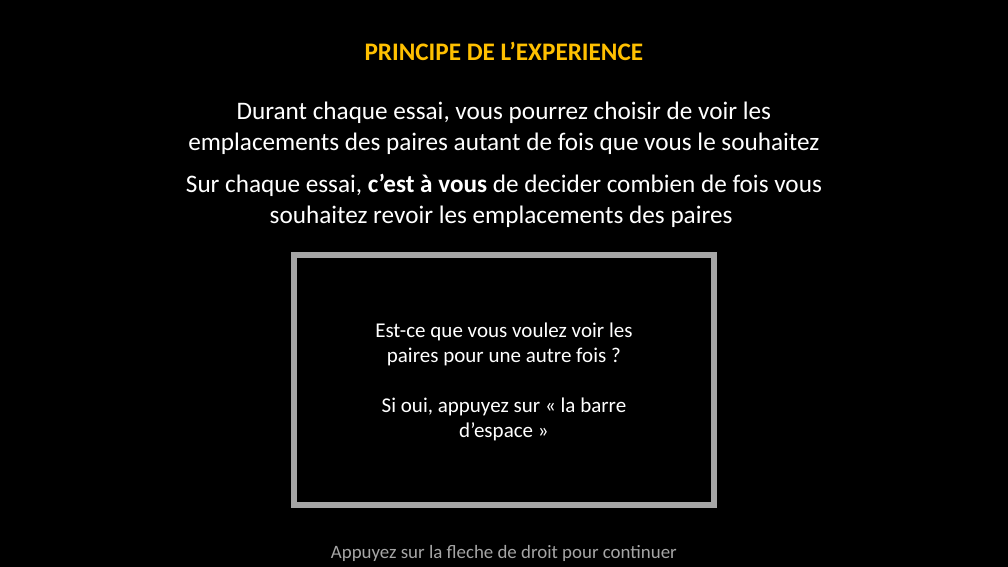
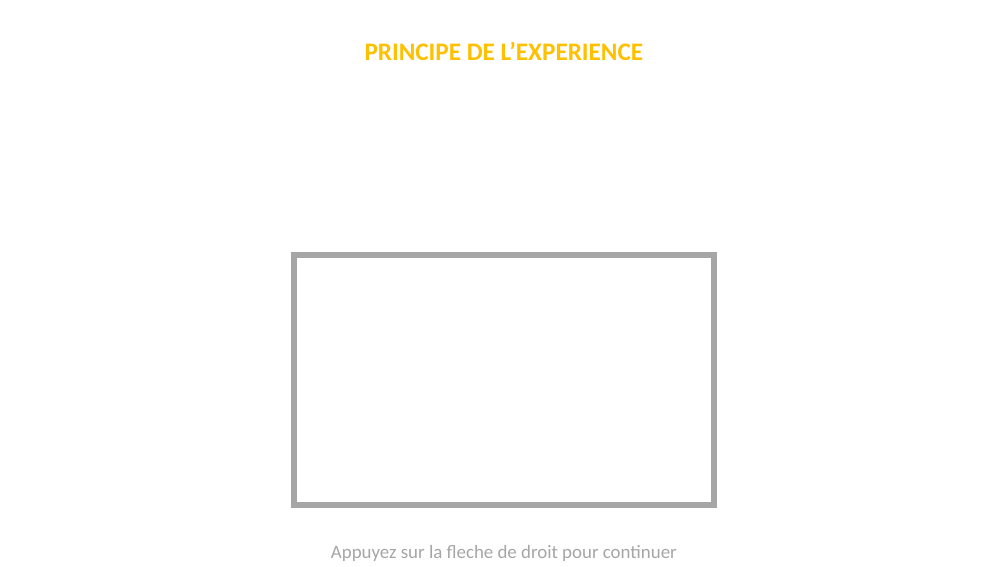
Before and after one commit to MBB-team/Online_Testing, a slide deck: slide 6 of Self_Efficacy/Stimuli/Instructions.pptx. Drawn at 1008x567 pixels with LibreOffice and Linux fonts; fonts in the diff are those of the drawing. Boxes give left, top, right and bottom in pixels: in the first picture for what was removed or moved away, otherwise in the second. Text is boxed around its words. In the diff, an @@ line names an element or a change of style, - is before the commit and + after.

```diff
--- a/Self_Efficacy/Stimuli/Instructions.pptx
+++ b/Self_Efficacy/Stimuli/Instructions.pptx
@@ background #000000 to #FFFFFF @@
@@ text removed at [186,101,822,227] @@
-Durant chaque essai, vous pourrez choisir de voir les emplacements des paires autant de fois que vous le souhaitez
-Sur chaque essai, c’est à vous de decider combien de fois vous souhaitez revoir les emplacements des paires
@@ text removed at [375,322,632,441] @@
-Est-ce que vous voulez voir les paires pour une autre fois ?
-Si oui, appuyez sur « la barre d’espace »
```
Also in this commit, not shown: 21 other slides changed, 2 other files.
